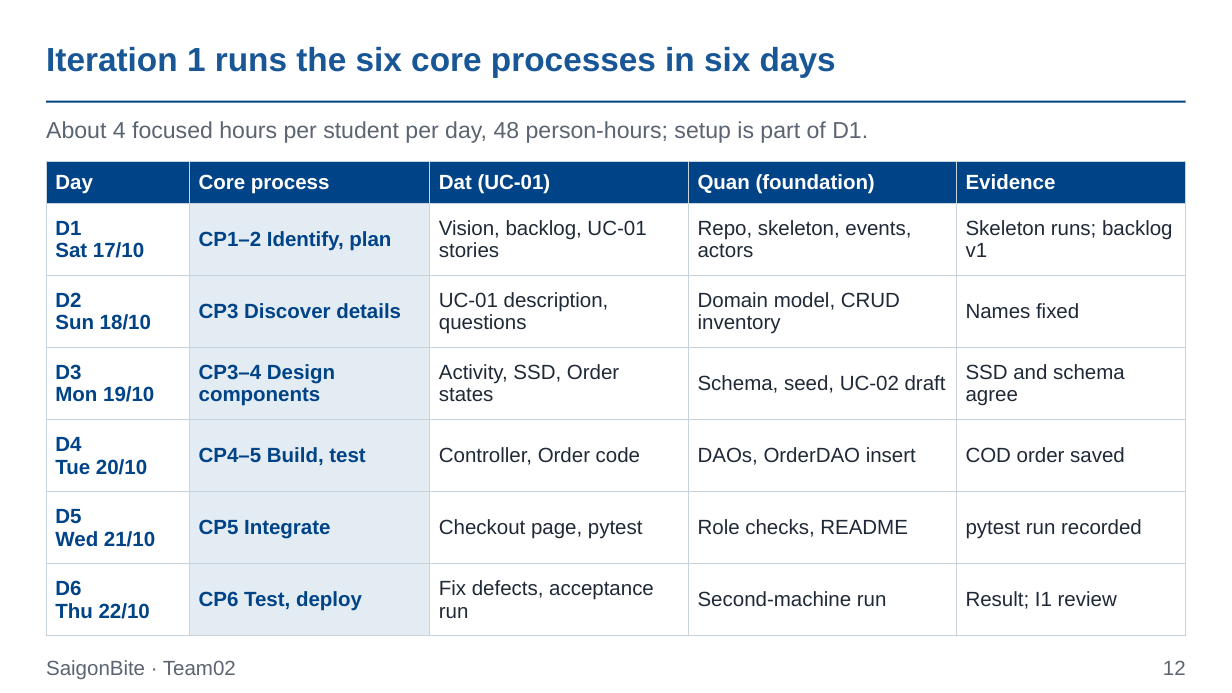
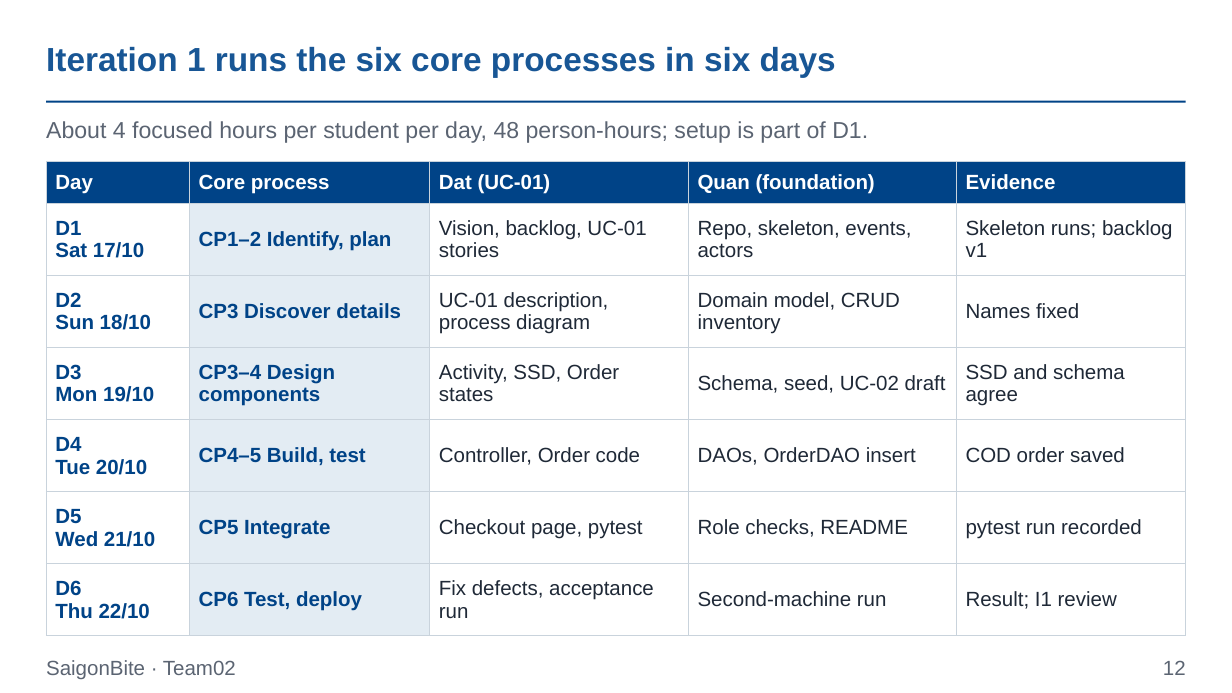
Before and after one commit to Dat071104/SaigonBite, a slide deck: slide 12 of docs/part1/Team02_Proposal_Slides_for_SaigonBite.pptx. Drawn at 1232x693 pixels with LibreOffice and Linux fonts; fonts in the diff are those of the drawing. Boxes give left, top, right and bottom in pixels: in the first picture for what was removed or moved away, otherwise in the second. Text is boxed around its words. In the diff, an @@ line names an element or a change of style, - is before the commit and + after.

```diff
--- a/docs/part1/Team02_Proposal_Slides_for_SaigonBite.pptx
+++ b/docs/part1/Team02_Proposal_Slides_for_SaigonBite.pptx
@@ table at bbox=[46, 162, 1186, 623] @@
-row 3, column 3: UC-01 description, questions
+row 3, column 3: UC-01 description, process diagram
```
Also in this commit, not shown: 1 other slide changed, 10 other files.
